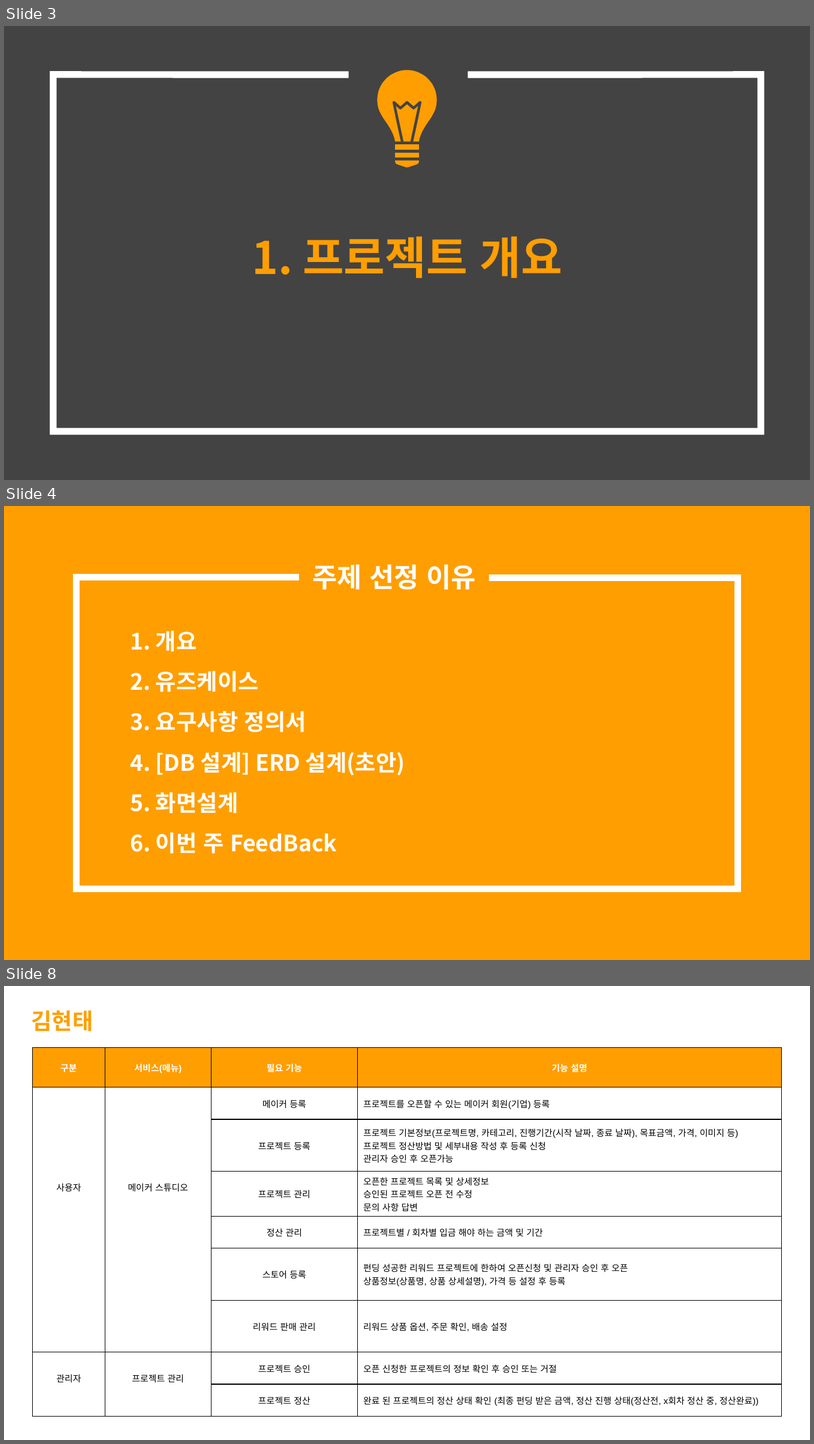
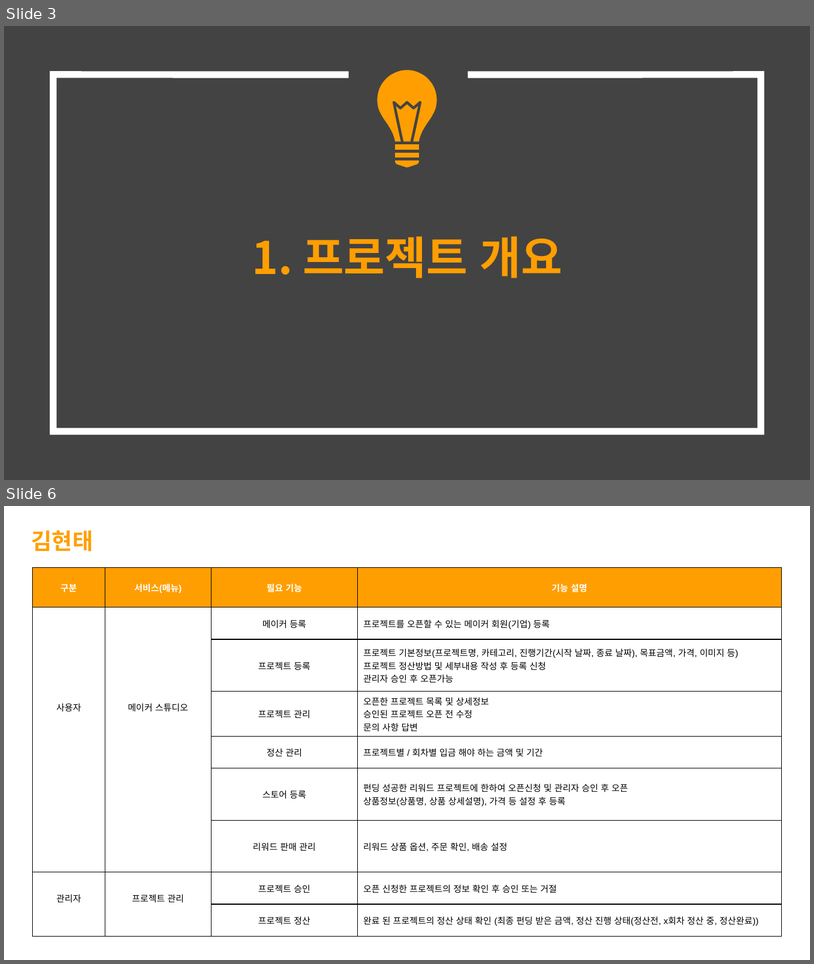
Before and after one commit to hhsw07/ezen-academy-projects, a slide deck: 0 발표용 파워포인트/0508 1차발표/0508 project06 - 파워포인트 종합.pptx. Shown one above the other, each under a label of ours: slides 3, 4 and 8 before the commit, slides 3 and 6 after it; the slides between them are not shown. The pictures are 814x1444 and 814x964 pixels, drawn with LibreOffice and Linux fonts; fonts in the diff are those of the drawing. Boxes give left, top, right and bottom in pixels: in the first picture for what was removed or moved away, otherwise in the second. Text is boxed around its words. In the diff, an @@ line names an element or a change of style, - is before the commit and + after.

```diff
--- a/0 발표용 파워포인트/0508 1차발표/0508 project06 - 파워포인트 종합.pptx
+++ b/0 발표용 파워포인트/0508 1차발표/0508 project06 - 파워포인트 종합.pptx
@@ slide 4 removed at (x1=4, y1=506, x2=810, y2=960), background #FF9E00 @@
@@ freeform shape removed at (x1=76, y1=577, x2=738, y2=888) @@
@@ text removed at (x1=312, y1=564, x2=476, y2=589) @@
-주제 선정 이유
@@ text removed at (x1=130, y1=630, x2=405, y2=853) @@
-1. 개요
-2. 유즈케이스
-3. 요구사항 정의서
-4. [DB 설계] ERD 설계(초안)
-5. 화면설계
-6. 이번 주 FeedBack
@@ what was slide 8 is now slide 6 @@
```
Also in this commit, not shown: 8 slides changed, 10 slides added, 11 other slides removed.
